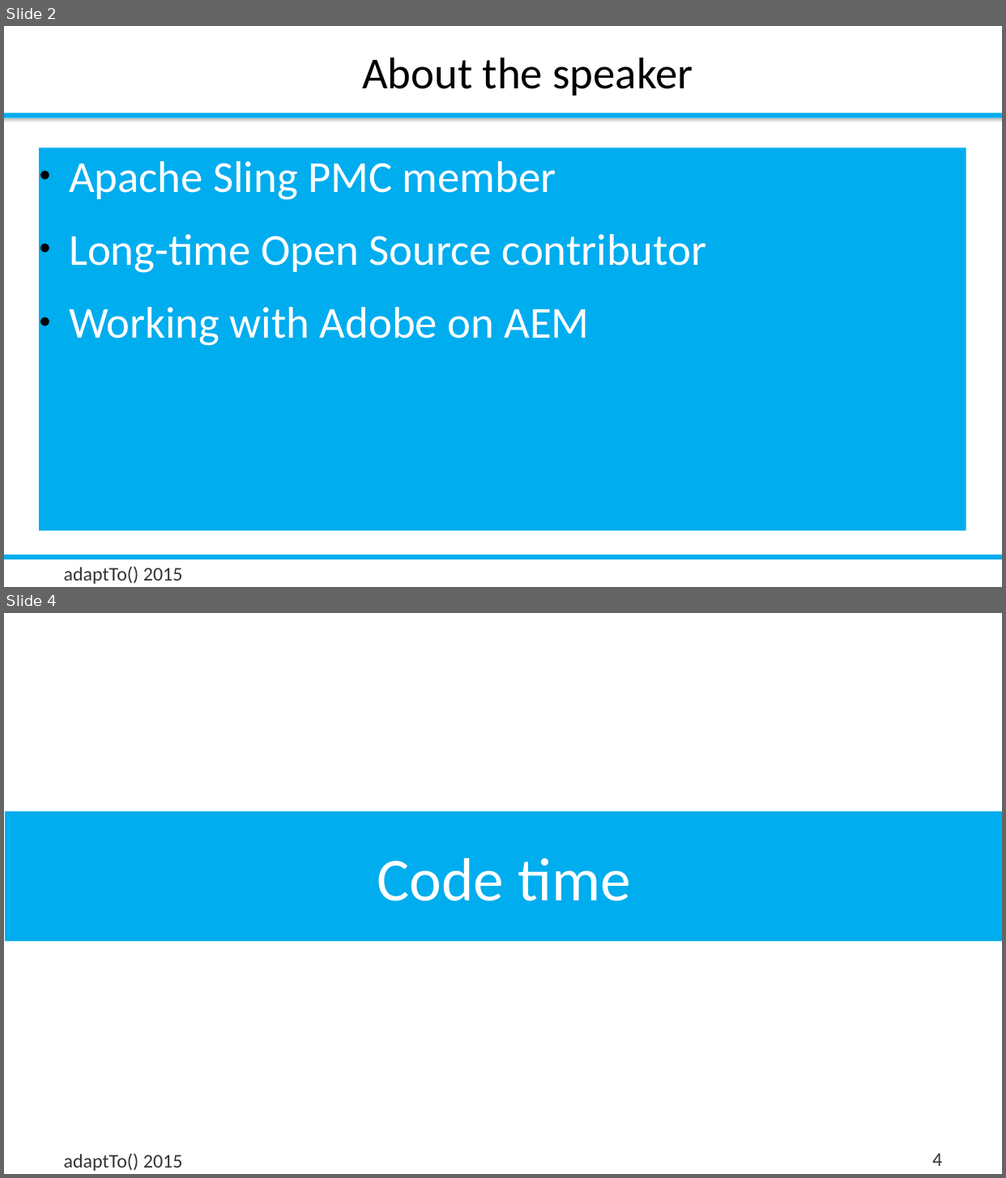
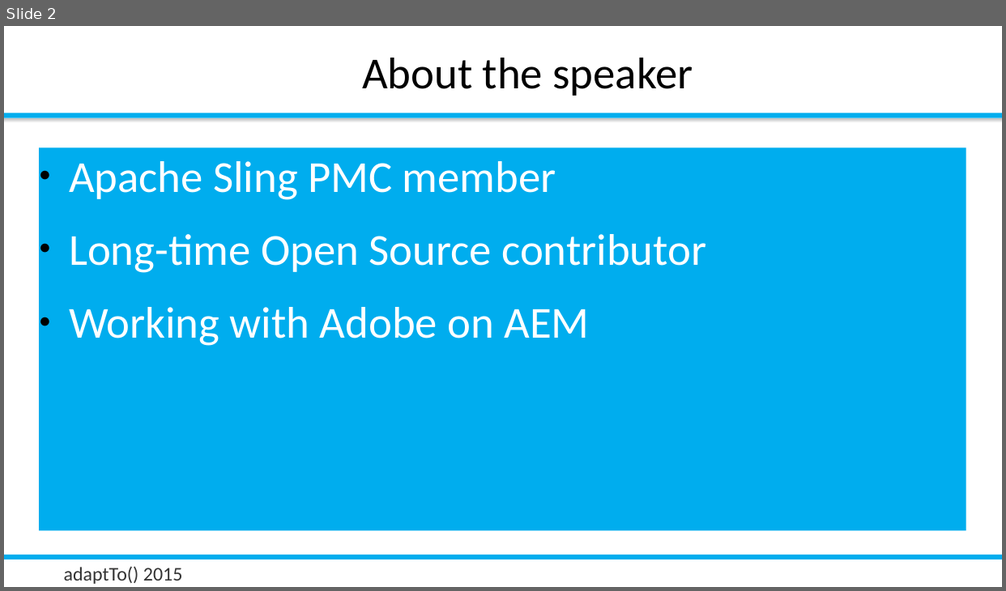
Before and after one commit to rombert/talks, a slide deck: adaptTo2015/How_Do_I_Test_My_Sling_Application-Robert_Munteanu.odp. Shown one above the other, each under a label of ours: slides 2 and 4 before the commit, slide 2 after it; the slides between them are not shown. The pictures are 1006x1178 and 1006x591 pixels, drawn with LibreOffice and Linux fonts; fonts in the diff are those of the drawing; background and template pictures are left out. Boxes give left, top, right and bottom in pixels: in the first picture for what was removed or moved away, otherwise in the second. Text is boxed around its words. In the diff, an @@ line names an element or a change of style, - is before the commit and + after.

Commit message:
adaptTo 2015: Checkpoint

```diff
--- a/adaptTo2015/How_Do_I_Test_My_Sling_Application-Robert_Munteanu.odp
+++ b/adaptTo2015/How_Do_I_Test_My_Sling_Application-Robert_Munteanu.odp
@@ slide 4 removed at box(4, 613, 1002, 1174), background #FFFFFF @@
@@ title removed at box(5, 811, 1002, 941) @@
-Code time
@@ text removed at box(64, 1153, 183, 1171) @@
-adaptTo() 2015
@@ page number removed at box(932, 1153, 942, 1166) @@
-4
```
Also in this commit, not shown: 1 slide changed, 19 slides added, 1 other slide removed, 10 other files.
